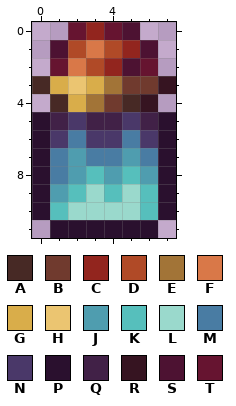
Pixel-art sprite: Items/Dyes/BlazingDye.png. Above, as it was before the edit.
The file is 16x24 pixels, drawn in blocks of 2x2; one block is one cell here.
Palette (. is transparent): A #472925  B #703a2e  C #92251e  D #b04a27  E #a27437  F #d97848  G #d9ad4a  H #ebc571  J #4f9daf  K #56bfbc  L #9ad9cc  M #497ca3  N #4a3869  P #2a102e  Q #412147  R #361421  S #4d1232  T #661430
Pixels before, first column x 0:
 0 ..TCTS..
 1 .SDFDCS.
 2 .TFDCST.
 3 AGHGEBBR
 4 .AGEBAR.
 5 PQNQQNQP
 6 PNMNNMNP
 7 PMJMMJMP
 8 PMJKJKJP
 9 PJKLKLKP
10 PKLLLLKP
11 .PPPPPP.
And afterwards:
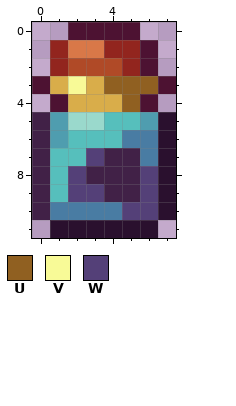
Colours new in this view: U #906021  V #f8fa97  W #544078
The edit:
Changed rows in their new state; - is an unchanged pixel.
first column x 0:
 0 --SSS---
 1 -CF-C---
 2 -CD-DCS-
 3 S-V-UUUS
 4 -S-GGUS-
 5 QJLLKKJ-
 6 QJKKK-M-
 7 QKKWQQ--
 8 QKWQQQW-
 9 QKWWQQW-
10 QMMMMWW-
